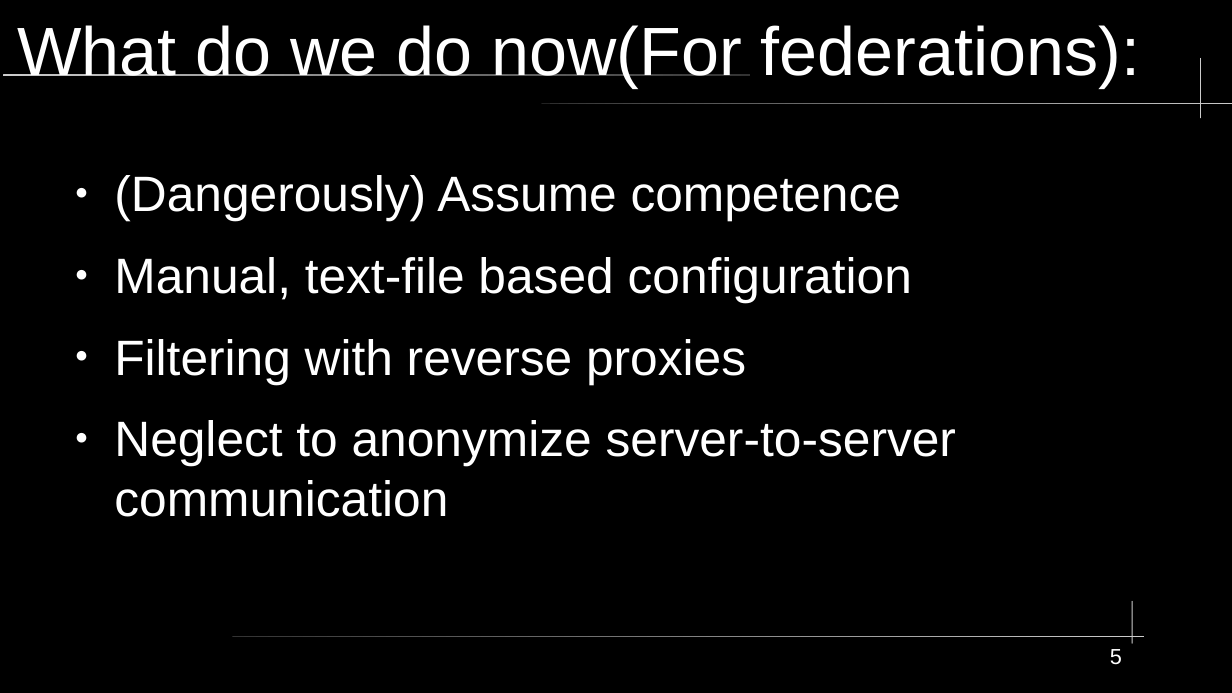
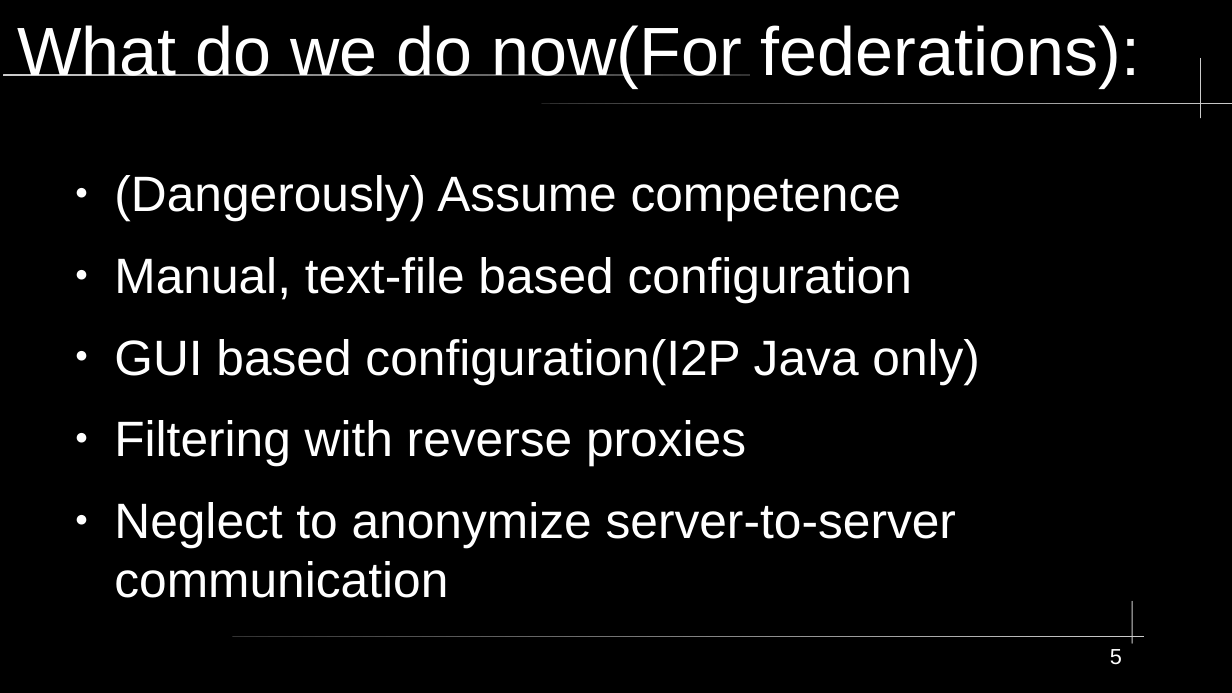
Before and after one commit to eyedeekay/38C3, a slide deck: slide 5 of CCC-Presentation.odp. Drawn at 1232x693 pixels with LibreOffice and Linux fonts; fonts in the diff are those of the drawing. Boxes give left, top, right and bottom in pixels: in the first picture for what was removed or moved away, otherwise in the second. Text is boxed around its words. In the diff, an @@ line names an element or a change of style, - is before the commit and + after.

Commit message:
Give us a little more credit in Java I2P

```diff
--- a/CCC-Presentation.odp
+++ b/CCC-Presentation.odp
@@ text at (114, 339, 980, 384): paragraph added @@
+● GUI based configuration(I2P Java only)
```
Also in this commit, not shown: 2 other slides changed.
